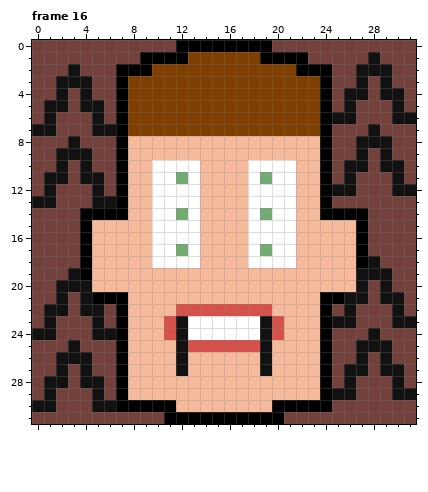
A pixel-art file gets an edit: assets/perry_says/perry_says_buttons_32.aseprite. Above, as it was before the edit.
32x32 pixels, 16 frames. Shown: frame 16.
After:
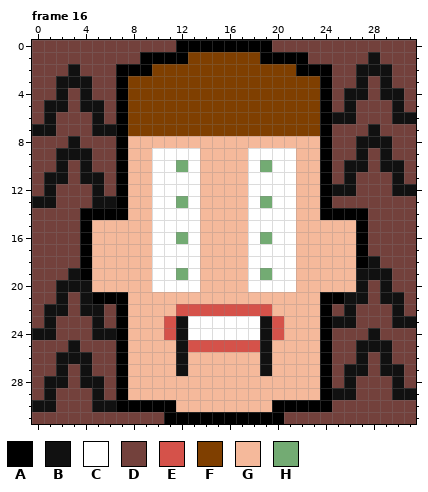
Palette (. is transparent): A #000000  B #111111  C #ffffff  D #73413c  E #d5524a  F #7f3f00  G #f5b99b  H #73ab73
Edits made:
--- frame 16, layer "Addition"
@@ x 8..23 @@
  8 GGGGGGGGGGGGGGGG
- 9 GGGGGGGGGGGGGGGG
-10 GGCCCCGGGGCCCCGG
-11 GGCCHCGGGGCHCCGG
+ 9 GGCCCCGGGGCCCCGG
+10 GGCCHCGGGGCHCCGG
+11 GGCCCCGGGGCCCCGG
 12 GGCCCCGGGGCCCCGG
-13 GGCCCCGGGGCCCCGG
-14 GGCCHCGGGGCHCCGG
+13 GGCCHCGGGGCHCCGG
+14 GGCCCCGGGGCCCCGG
 15 GGCCCCGGGGCCCCGG
-16 GGCCCCGGGGCCCCGG
-17 GGCCHCGGGGCHCCGG
+16 GGCCHCGGGGCHCCGG
+17 GGCCCCGGGGCCCCGG
 18 GGCCCCGGGGCCCCGG
-19 GGGGGGGGGGGGGGGG
-20 GGGGGGGGGGGGGGGG
+19 GGCCHCGGGGCHCCGG
+20 GGCCCCGGGGCCCCGG
 21 GGGGGGGGGGGGGGGG
Where, in picture pixels (left, top, right, bottom), the same in both pictures:
changed: (152, 148, 200, 292)
changed: (248, 148, 296, 292)
